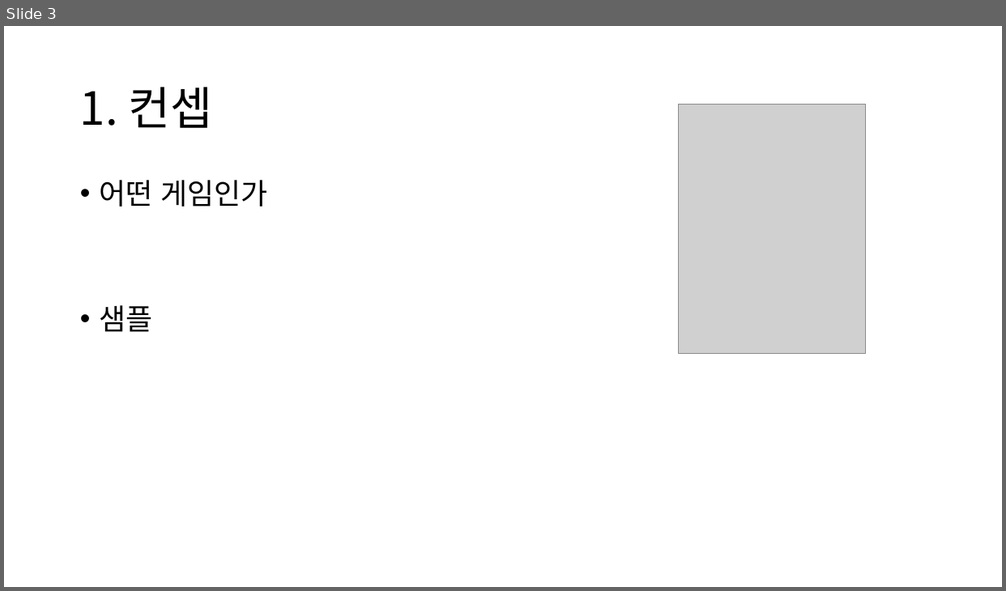
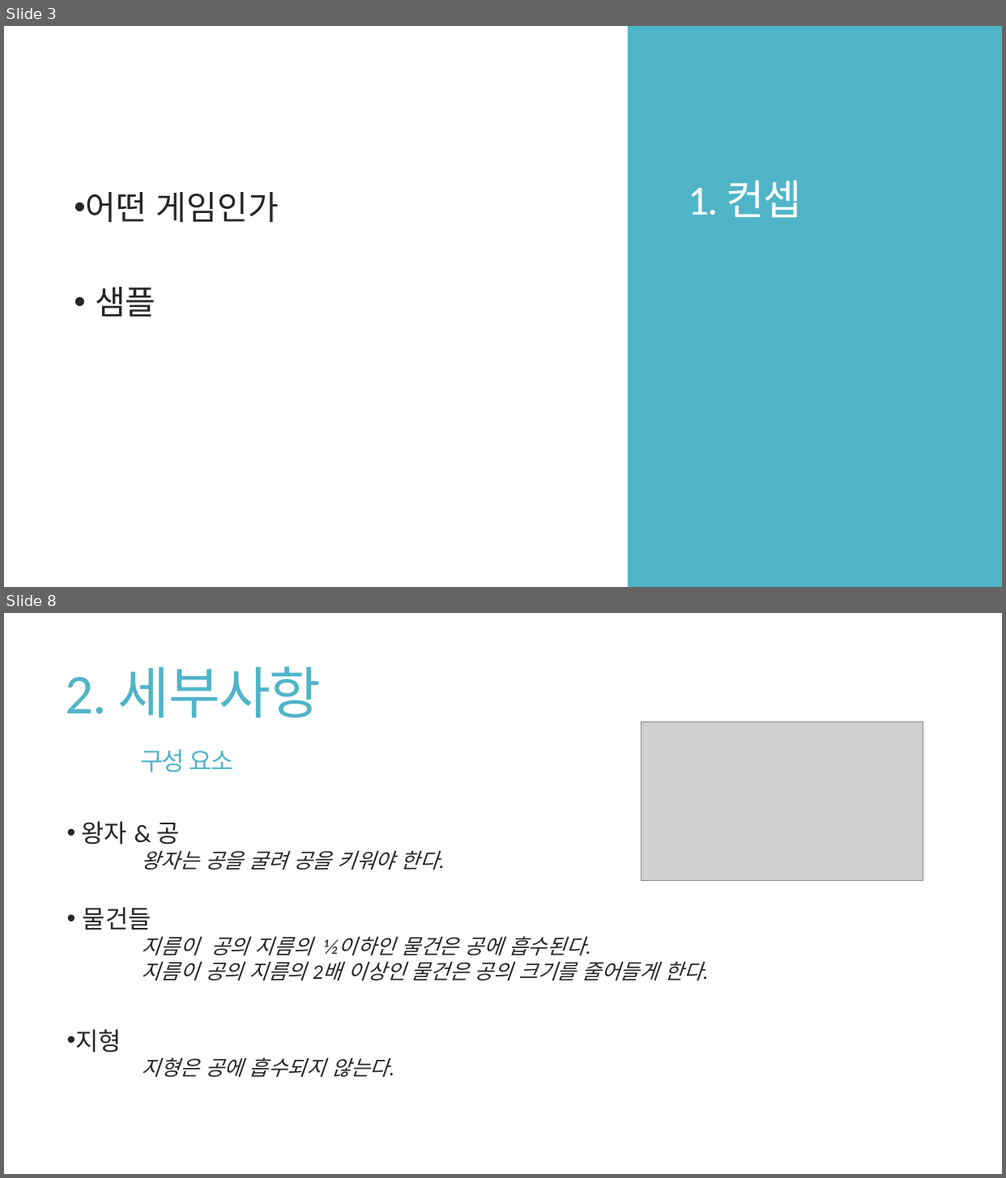
Before and after one commit to Niiok/inha_2021, a slide deck: RollBall/roll_ball.pptx. Shown one above the other, each under a label of ours: slide 3 before the commit, slides 3 and 8 after it; the slides between them are not shown. The pictures are 1006x591 and 1006x1178 pixels, drawn with LibreOffice and Linux fonts; fonts in the diff are those of the drawing; grey boxes stand for pictures. Boxes give left, top, right and bottom in pixels: in the first picture for what was removed or moved away, otherwise in the second. Text is boxed around its words. In the diff, an @@ line names an element or a change of style, - is before the commit and + after.

```diff
--- a/RollBall/roll_ball.pptx
+++ b/RollBall/roll_ball.pptx
@@ slide 8 added at (x1=4, y1=613, x2=1002, y2=1174), background #FFFFFF @@
@@ title added at (x1=66, y1=666, x2=321, y2=773), 54 pt, text #50B4C8 @@
+2. 세부사항
+구성 요소
@@ picture added at (x1=641, y1=722, x2=923, y2=880) @@
@@ text added at (x1=75, y1=821, x2=702, y2=1077), 20 pt, text #262626, italic @@
+• 왕자 & 공
+    왕자는 공을 굴려 공을 키워야 한다.
+• 물건들
+    지름이 공의 지름의 ½이하인 물건은 공에 흡수된다.
+    지름이 공의 지름의 2배 이상인 물건은 공의 크기를 줄어들게 한다.
+• 지형
+    지형은 공에 흡수되지 않는다.
@@ slide 3 changed as well @@
@@ rectangle added at (x1=628, y1=26, x2=1002, y2=587), fill #50B4C8 @@
@@ title "1. 컨셉" moved from (x1=80, y1=87, x2=213, y2=128) to (x1=688, y1=180, x2=802, y2=218) @@
@@ title "1. 컨셉" at (x1=688, y1=180, x2=802, y2=218): size 44 to 40 pt, font Noto Sans CJK KR to Calibri, text colour #000000 to #FFFFFF, letter spacing 0 to -1.2 pt; line spacing 0.9 to 0.85; vertical alignment middle to bottom @@
@@ text "어떤 게임인가" moved from (x1=99, y1=180, x2=267, y2=332) to (x1=86, y1=192, x2=279, y2=317) @@
@@ text "어떤 게임인가" at (x1=86, y1=192, x2=279, y2=317): size 28 to 32 pt, font Noto Sans CJK KR to Calibri, text colour #000000 to #262626; indent changed; line spacing 0.9 to 0.85; more space between paragraphs @@
@@ picture removed at (x1=679, y1=104, x2=866, y2=353) @@
```
Also in this commit, not shown: 5 other slides changed, 9 other slides added, 1 slide removed.
